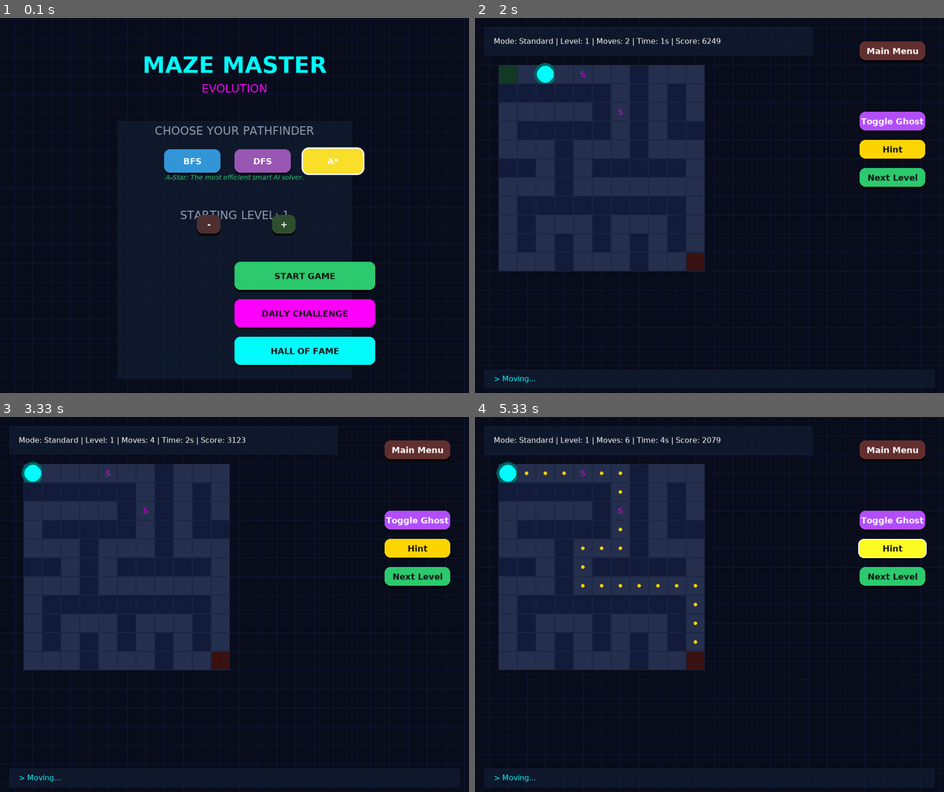
Above: before the commit, frames 1-4 (two rows, left to right).
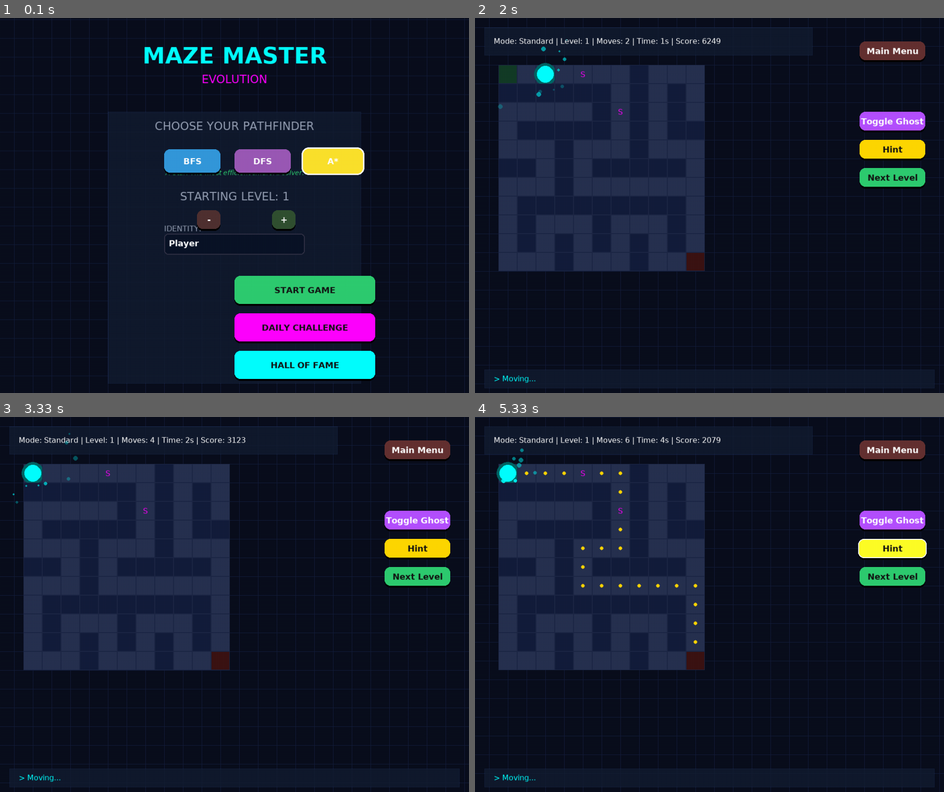
Above: after the commit, the same moments.

Repository: Mithraa-N/ai-search-algorithms
Game: pygame game, started from maze_game/main.py
Same seed, same stepped clock (60 frames per second), same inputs: the game is played once before the commit and once after it.
Inputs:
- Up to frame 1 (0.1 s): no input
- Up to frame 2 (2 s): click "START GAME" at 0.38 s; hold Right 0.67-1.13 s; hold Up 1.22-1.52 s; hold Right from 1.55 s (still down)
- Up to frame 3 (3.33 s): release Right at 2.02 s; hold Left 2.05-2.58 s; hold Down 2.62-2.92 s; hold Left from 2.95 s (still down)
- Up to frame 4 (5.33 s): release Left at 3.35 s; click "Hint" at 3.43 s; hold Up 3.72-4.08 s; hold Right 4.12-4.75 s; hold Down 4.78-5.15 s; hold Left from 5.18 s (still down)

The runs differ from the first frame. In frame 1, 10% of the frame differs, in the area x 23-80%, y 7-98%; in frame 2, less than 0.1%; in frame 3, less than 0.1%; in frame 4, less than 0.1%.

Commit message:
UI Enhancement: Add Name Input, Particle Effects and Screen transitions

Diff:
--- a/maze_game/frontend/pygame_ui.py
+++ b/maze_game/frontend/pygame_ui.py
@@ -107,6 +107,72 @@
         text_rect = text_surf.get_rect(center=self.rect.center)
         surface.blit(text_surf, text_rect)
 
+
+# Particle System
+class Particle:
+    def __init__(self, x, y, color):
+        self.x = x
+        self.y = y
+        self.color = color
+        self.vx = random.uniform(-2, 2)
+        self.vy = random.uniform(-2, 2)
+        self.lifetime = 1.0 # seconds
+        self.start_time = time.time()
+        self.size = random.randint(2, 5)
+
+    def update(self):
+        self.x += self.vx
+        self.y += self.vy
+        elapsed = time.time() - self.start_time
+        return elapsed < self.lifetime
+
+    def draw(self, surface):
+        elapsed = time.time() - self.start_time
+        alpha = int(255 * (1 - elapsed / self.lifetime))
+        if alpha < 0: alpha = 0
+        s = pygame.Surface((self.size*2, self.size*2), pygame.SRCALPHA)
+        pygame.draw.circle(s, (*self.color, alpha), (self.size, self.size), self.size)
+        surface.blit(s, (self.x - self.size, self.y - self.size))
+
+class InputBox:
+    def __init__(self, x, y, w, h, text=''):
+        self.rect = pygame.Rect(x, y, w, h)
+        self.color_active = COLOR_ACCENT_1
+        self.color_inactive = (50, 50, 70)
+        self.color = self.color_inactive
+        self.text = text
+        self.active = False
+
+    def handle_event(self, event):
+        if event.type == pygame.MOUSEBUTTONDOWN:
+            if self.rect.collidepoint(event.pos):
+                self.active = not self.active
+            else:
+                self.active = False
+            self.color = self.color_active if self.active else self.color_inactive
+        if event.type == pygame.KEYDOWN:
+            if self.active:
+                if event.key == pygame.K_RETURN:
+                    self.active = False
+                elif event.key == pygame.K_BACKSPACE:
+                    self.text = self.text[:-1]
+                else:
+                    if len(self.text) < 15:
+                        self.text += event.unicode
+                self.color = self.color_active if self.active else self.color_inactive
+
+    def draw(self, screen, font):
+        # Background
+        pygame.draw.rect(screen, (10, 20, 40), self.rect, border_radius=8)
+        # Border
+        pygame.draw.rect(screen, self.color, self.rect, 2, border_radius=8)
+        # Text
+        txt_surface = font.render(self.text, True, COLOR_TEXT_MAIN)
+        screen.blit(txt_surface, (self.rect.x+10, self.rect.y+10))
+        if not self.text and not self.active:
+            placeholder = font.render("Enter Name...", True, (100, 100, 120))
+            screen.blit(placeholder, (self.rect.x+10, self.rect.y+10))
+
 class PygameUI:
     def __init__(self):
         pygame.init()
@@ -127,9 +193,18 @@
         self.message = "Welcome to the Neon Maze."
         self.bg_offset = 0
 
+        # Particles
+        self.particles = []
+
+        # Transition
+        self.fade_alpha = 0
+        self.fade_target = 0
+
         # Menu Selectors
         self.selected_algo = "A*"
         self.selected_level = 1
+
+        self.name_input = InputBox(SCREEN_WIDTH//2 - 150, 460, 300, 45, self.game.player_name)
 
         self._init_buttons()
 
@@ -150,13 +225,13 @@
             AnimatedButton("A*", cx + 150, 280, 120, 50, lambda: self.set_algo("A*"), col_astar),
 
             # Level Row
-            AnimatedButton("-", cx - 80, 420, 50, 40, lambda: self.change_level(-1), (80, 50, 50)),
-            AnimatedButton("+", cx + 80, 420, 50, 40, lambda: self.change_level(1), (50, 80, 50)),
+            AnimatedButton("-", cx - 80, 410, 50, 40, lambda: self.change_level(-1), (80, 50, 50)),
+            AnimatedButton("+", cx + 80, 410, 50, 40, lambda: self.change_level(1), (50, 80, 50)),
 
             # Main Actions
-            AnimatedButton("START GAME", cx, 520, 300, 60, self.start_custom_game, COLOR_ACCENT_3, (20,20,20)),
-            AnimatedButton("DAILY CHALLENGE", cx, 600, 300, 60, self.start_daily_menu, COLOR_ACCENT_2, (20,20,20)),
-            AnimatedButton("HALL OF FAME", cx, 680, 300, 60, lambda: self.set_state(STATE_LEADERBOARD), COLOR_ACCENT_1, (20,20,20))
+            AnimatedButton("START GAME", cx, 550, 300, 60, self.start_custom_game, COLOR_ACCENT_3, (20,20,20)),
+            AnimatedButton("DAILY CHALLENGE", cx, 630, 300, 60, self.start_daily_menu, COLOR_ACCENT_2, (20,20,20)),
+            AnimatedButton("HALL OF FAME", cx, 710, 300, 60, lambda: self.set_state(STATE_LEADERBOARD), COLOR_ACCENT_1, (20,20,20))
         ]
 
         # GAME
@@ -174,27 +249,35 @@
         ]
 
     # --- ACTIONS ---
-    def set_state(self, state): self.state = state
+    def set_state(self, state):
+        self.fade_alpha = 0
+        self.state = state
     def set_algo(self, algo): self.selected_algo = algo
     def change_level(self, d): self.selected_level = max(1, self.selected_level + d)
 
     def start_custom_game(self):
+        self.game.player_name = self.name_input.text if self.name_input.text else "Player"
         self.game.mode = "Standard"
         self.game.current_level = self.selected_level
         self.game.load_level(self.selected_level)
-        self.state = STATE_GAME
+        self.set_state(STATE_GAME)
         self.message = f"Level {self.selected_level} - {self.selected_algo}"
 
     def start_daily_menu(self):
+        self.game.player_name = self.name_input.text if self.name_input.text else "Player"
         msg, _ = self.game.start_daily_challenge()
         self.message = msg
-        self.state = STATE_GAME
+        self.set_state(STATE_GAME)
 
     def cmd_toggle_ghost(self): self.message, _ = self.game.toggle_ghost()
     def cmd_hint(self): self.message = self.game.solve(self.selected_algo)
     def cmd_next_level(self):
          if self.game.is_game_over: self.message, _ = self.game.next_level()
          else: self.message = "Complete the level first!"
+
+    def spawn_particles(self, x, y, color, count=10):
+        for _ in range(count):
+            self.particles.append(Particle(x, y, color))
 
     # --- INPUT ---
     def handle_input(self):
@@ -207,6 +290,9 @@
         for event in events:
             if event.type == pygame.QUIT:
                 pygame.quit(); sys.exit()
+
+            if self.state == STATE_MENU:
+                self.name_input.handle_event(event)
 
             if event.type == pygame.MOUSEMOTION:
                 for btn in active_btns: btn.check_hover(event.pos)
@@ -223,6 +309,19 @@
                 if d:
                     msg, _ = self.game.move_player(d)
                     self.message = msg
+                    # Visual feedback
+                    grid = self.game.get_display_grid()
+                    # Approx center of player for particles
+                    max_w, max_h = 700, 600
+                    rows, cols = self.game.height, self.game.width
+                    cell_size = min(max_w // cols, max_h // rows, 40)
+                    r, c = self.game.player_pos
+                    px = 50 + c * cell_size + cell_size//2
+                    py = 100 + r * cell_size + cell_size//2
+                    self.spawn_particles(px, py, COLOR_PLAYER, 5)
+
+                    if "Goal" in msg or "COMPLETE" in msg:
+                        self.spawn_particles(px, py, COLOR_START, 50)
 
     # --- DRAWING ---
     def draw_bg_grid(self):
@@ -256,7 +355,11 @@
         elif self.state == STATE_GAME: self.draw_game()
         elif self.state == STATE_LEADERBOARD: self.draw_leaderboard()
 
-        # Update all active buttons
+        # Particles
+        self.particles = [p for p in self.particles if p.update()]
+        for p in self.particles: p.draw(self.screen)
+
+        # Buttons Update & Draw
         active_btns = []
         if self.state == STATE_MENU: active_btns = self.menu_buttons
         elif self.state == STATE_GAME: active_btns = self.game_buttons
@@ -278,17 +381,17 @@
         title = self.header_font.render("MAZE MASTER", True, COLOR_ACCENT_1)
         subtitle = self.sub_font.render("EVOLUTION", True, COLOR_ACCENT_2)
 
-        tx, ty = SCREEN_WIDTH//2, 100
+        tx, ty = SCREEN_WIDTH//2, 80
         tr_rect = title.get_rect(center=(tx, ty))
         self.screen.blit(title, tr_rect)
         self.screen.blit(subtitle, subtitle.get_rect(center=(tx, ty + 50)))
 
         # Panel for Menu
-        self.draw_glass_panel(SCREEN_WIDTH//2 - 250, 220, 500, 550)
+        self.draw_glass_panel(SCREEN_WIDTH//2 - 270, 200, 540, 580)
 
         # 1. Algorithm Select
         t_algo = self.sub_font.render("CHOOSE YOUR PATHFINDER", True, COLOR_TEXT_DIM)
-        self.screen.blit(t_algo, t_algo.get_rect(center=(SCREEN_WIDTH//2, 240)))
+        self.screen.blit(t_algo, t_algo.get_rect(center=(SCREEN_WIDTH//2, 230)))
 
         # Algo Description
         desc = ""
@@ -297,11 +400,16 @@
         elif self.selected_algo == "A*": desc = "A-Star: The most efficient smart AI solver."
 
         d_surf = self.desc_font.render(desc, True, COLOR_ACCENT_3)
-        self.screen.blit(d_surf, d_surf.get_rect(center=(SCREEN_WIDTH//2, 340)))
+        self.screen.blit(d_surf, d_surf.get_rect(center=(SCREEN_WIDTH//2, 330)))
 
         # 2. Level Select
         t_lvl = self.sub_font.render(f"STARTING LEVEL: {self.selected_level}", True, COLOR_TEXT_DIM)
-        self.screen.blit(t_lvl, t_lvl.get_rect(center=(SCREEN_WIDTH//2, 420)))
+        self.screen.blit(t_lvl, t_lvl.get_rect(center=(SCREEN_WIDTH//2, 380)))
+
+        # 3. Name Input
+        t_name = self.font.render("IDENTITY:", True, COLOR_TEXT_DIM)
+        self.screen.blit(t_name, (SCREEN_WIDTH//2 - 150, 440))
+        self.name_input.draw(self.screen, self.btn_font)
 
 
     def draw_game(self):
@@ -374,6 +482,11 @@
         self._draw_lb_list("Daily Challenge", "Daily", 60)
         self._draw_lb_list("Standard Mode", "Standard", 540)
 
+        # Draw buttons (Back)
+        for btn in self.lb_buttons:
+            btn.update()
+            btn.draw(self.screen, self.btn_font)
+
     def _draw_lb_list(self, title, mode, x):
         h = self.sub_font.render(title, True, COLOR_ACCENT_1)
         self.screen.blit(h, (x + 20, 140))
